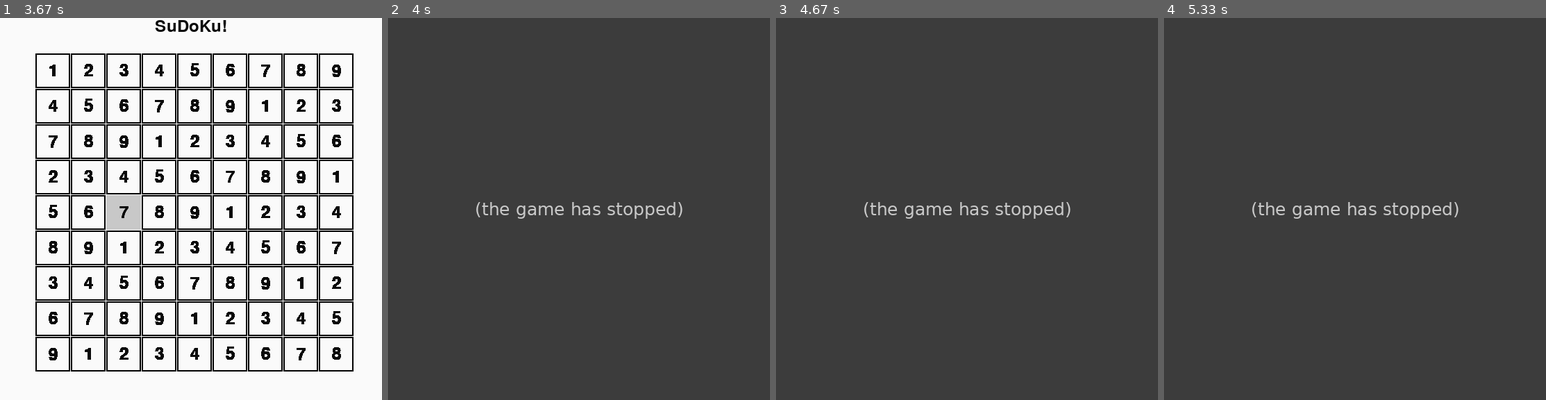
Above: before the commit, frames 1-4 (left to right).
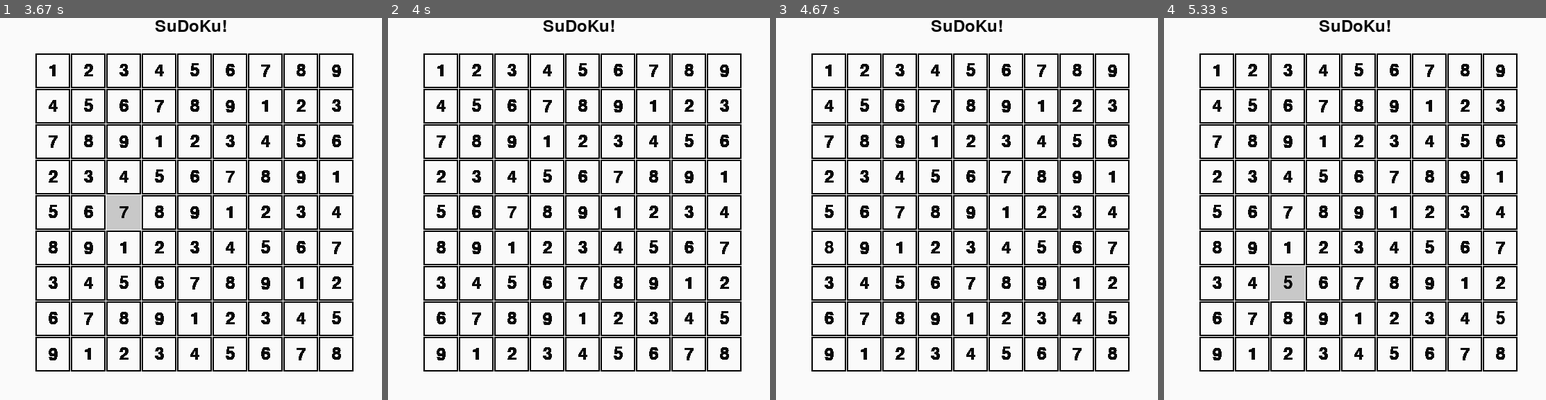
Above: after the commit, the same moments.

Repository: Perzival1312/sudoku
Game: pygame game, started from main.py
Two runs of this game, one before a commit and one after it. Both use one fixed random seed, a clock stepped at 60 frames per second and the inputs below.
Inputs (mouse positions are in pixels of both pictures, inside the frame that each line leads up to):
- Up to frame 1 (3.67 s): press the mouse at (160, 212) at 0.37 s; move the mouse to (114, 182) at 0.47 s; release the mouse at (72, 151) at 0.6 s; press the mouse at (263, 178) at 0.7 s; move the mouse to (164, 147) at 0.8 s; release the mouse at (61, 117) at 0.93 s; press the mouse at (336, 105) at 1.03 s; move the mouse to (336, 228) at 1.13 s; release the mouse at (336, 354) at 1.27 s; press the mouse at (87, 71) at 1.37 s; move the mouse to (99, 201) at 1.47 s; release the mouse at (106, 331) at 1.6 s; press the mouse at (336, 140) at 1.7 s; move the mouse to (210, 205) at 1.8 s; release the mouse at (84, 270) at 1.93 s; press the mouse at (301, 140) at 2.03 s; move the mouse to (317, 102) at 2.13 s; release the mouse at (332, 63) at 2.27 s; press the mouse at (53, 105) at 2.37 s; move the mouse to (114, 86) at 2.47 s; release the mouse at (171, 67) at 2.6 s; press the mouse at (87, 212) at 2.7 s; move the mouse to (187, 159) at 2.8 s; release the mouse at (286, 102) at 2.93 s; press the mouse at (263, 140) at 3.03 s; move the mouse to (244, 163) at 3.13 s; release the mouse at (221, 186) at 3.27 s; press the mouse at (194, 71) at 3.37 s; move the mouse to (152, 147) at 3.47 s; release the mouse at (110, 224) at 3.6 s
- Up to frame 2 (4 s): press the mouse at (617, 140) at 3.7 s; move the mouse to (609, 121) at 3.8 s; release the mouse at (598, 102) at 3.93 s
- Up to frame 3 (4.67 s): press the mouse at (863, 140) at 4.03 s; move the mouse to (844, 193) at 4.13 s; release the mouse at (825, 247) at 4.27 s; press the mouse at (936, 140) at 4.37 s; move the mouse to (890, 170) at 4.47 s; release the mouse at (844, 201) at 4.6 s
- Up to frame 4 (5.33 s): press the mouse at (1393, 71) at 4.7 s; move the mouse to (1446, 193) at 4.8 s; release the mouse at (1496, 319) at 4.93 s; press the mouse at (1324, 178) at 5.03 s; move the mouse to (1297, 220) at 5.13 s; release the mouse at (1274, 266) at 5.27 s

Frame 1 is identical in both runs. In frame 2, 100% of the frame differs, in the area x 0-100%, y 0-100%; in frame 3, 100%; in frame 4, 100%.
Error before the commit: IndexError: list index out of range (main.py line 259); the game stopped at 3.93 s (later frames are placeholders)

Commit message:
numbers now chanaging upon keypress

Diff:
--- a/main.py
+++ b/main.py
@@ -203,6 +203,8 @@
     print('\nYou have successfully completed this Sudoku puzzle!!')
 
 def main_game_loop_func_pygame(board):
+    # pygame keycode and corresponding number
+    NUM_KEYS = {49:1, 50:2, 51:3, 52:4, 53:5, 54:6, 55:7, 56:8, 57:9}
     # size of sudoku boxes
     r_size = 50
     pg.init()
@@ -255,10 +257,23 @@
                 pos = pg.mouse.get_pos()
                 # find square mouse click is in
                 clicked_sqr = [s for s in border_rects if s.collidepoint(pos)]
-                # save clicked square so that the state status can be reset
-                prev_clicked = clicked_sqr[0]
-                # set state of clicked square
-                pg.draw.rect(background, [200,200,200], clicked_sqr[0])
+                # ensure that a square was actually clicked
+                if clicked_sqr != []:
+                    # save clicked square so that the state status can be reset
+                    prev_clicked = clicked_sqr[0]
+                    # set state of clicked square
+                    pg.draw.rect(background, [200,200,200], clicked_sqr[0])
+            # getting the number pressed to change the clicked sqr to
+            if event.type == KEYDOWN and event.key in NUM_KEYS.keys():
+                # get the number that corresponds to the pygame keycode
+                num = NUM_KEYS[event.key]
+                # get the box that was clicked
+                abs_pos = border_rects.index(prev_clicked)
+                # get the row/col within the board
+                row = abs_pos//9
+                col = abs_pos%9
+                # update number in board
+                board[row][col] = num
 
         # Flatten the board array for easier number placement
         # bc the square list is only 1D
